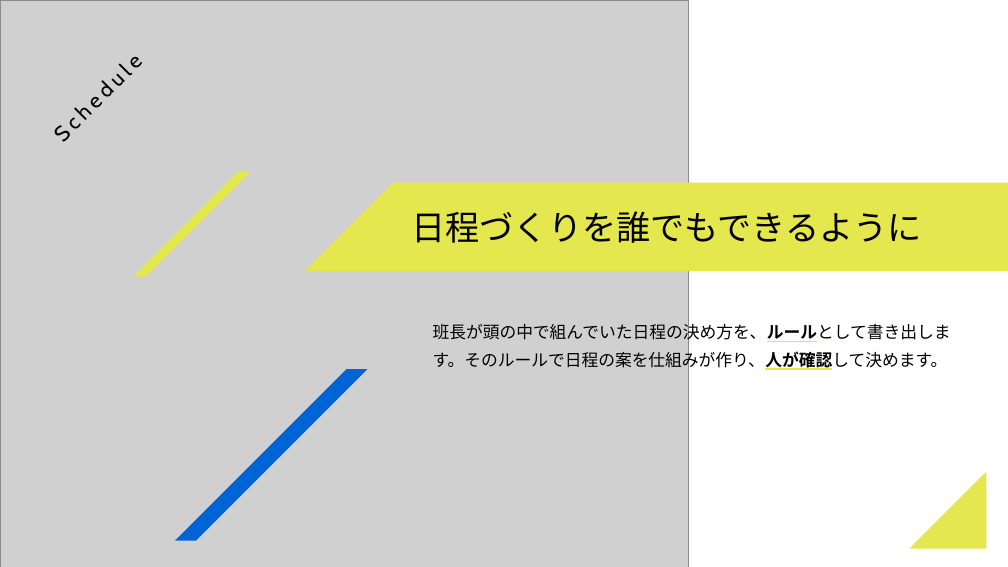
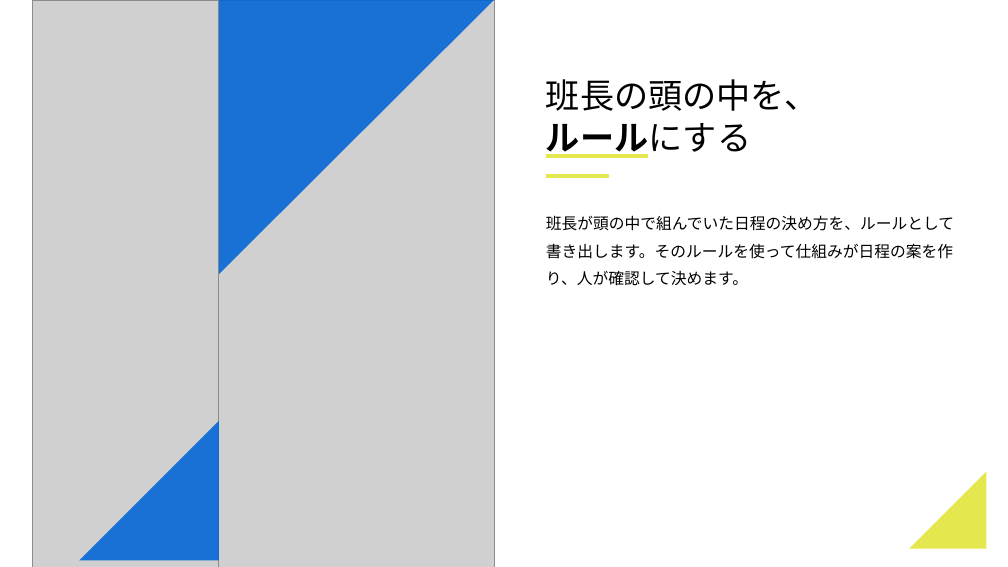
Before and after one commit to IKEMENLTD/slide-template-engine, a slide deck: slide 12 of out/phase5/final-20-pages/deck.pptx. Drawn at 1008x567 pixels with LibreOffice and Linux fonts; fonts in the diff are those of the drawing; grey boxes stand for pictures. Boxes give left, top, right and bottom in pixels: in the first picture for what was removed or moved away, otherwise in the second. Text is boxed around its words. In the diff, an @@ line names an element or a change of style, - is before the commit and + after.

```diff
--- a/out/phase5/final-20-pages/deck.pptx
+++ b/out/phase5/final-20-pages/deck.pptx
@@ text removed at [0, 0, 195, 195] @@
-Schedule
@@ picture added at [33, 0, 219, 567] @@
@@ picture: place and size @@
-picture at [0, 0, 689, 567]
+picture at [219, 0, 495, 567]
@@ freeform shape: place and size @@
-freeform shape at [175, 369, 368, 541]
+freeform shape at [219, 0, 495, 274]
@@ freeform shape at [219, 0, 495, 274]: fill #0064D6 to #0064D6 at 88% opacity @@
@@ text added at [546, 79, 819, 158], 32.5 pt, text #000000 @@
+班長の頭の中を、
+ルールにする
@@ freeform shape removed at [133, 172, 250, 277] @@
@@ freeform shape added at [546, 175, 609, 179], fill #E4E74D @@
@@ text removed at [412, 211, 922, 243] @@
-日程づくりを誰でもできるように
@@ text at [546, 215, 954, 286]: text changed; size 16 to 15 pt @@
-班長が頭の中で組んでいた日程の決め方を、ルールとして書き出します。そのルールで日程の案を仕組みが作り、人が確認して決めます。
+班長が頭の中で組んでいた日程の決め方を、ルールとして書き出します。そのルールを使って仕組みが日程の案を作り、人が確認して決めます。
@@ freeform shape: place and size @@
-freeform shape at [305, 183, 1008, 271]
+freeform shape at [79, 421, 219, 561]
@@ freeform shape at [79, 421, 219, 561]: fill #E4E74D to #0064D6 at 88% opacity @@
```
Also in this commit, not shown: 11 other slides changed, 3 slides added, 3 slides removed, 31 other files.
